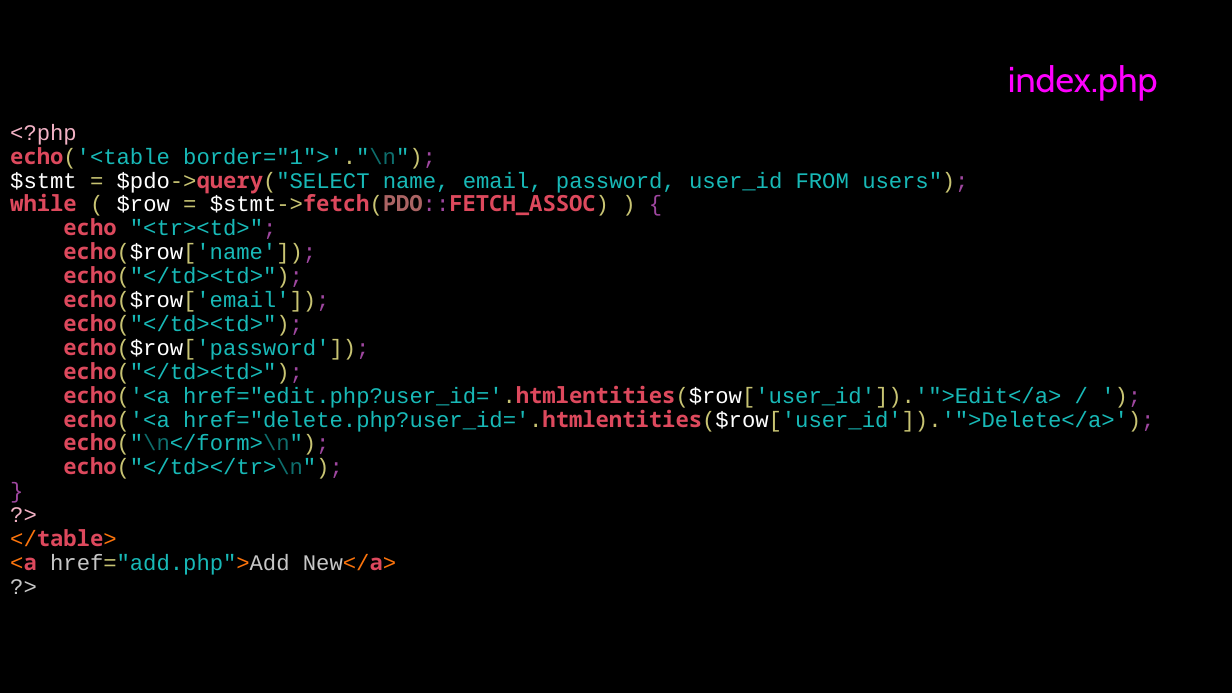
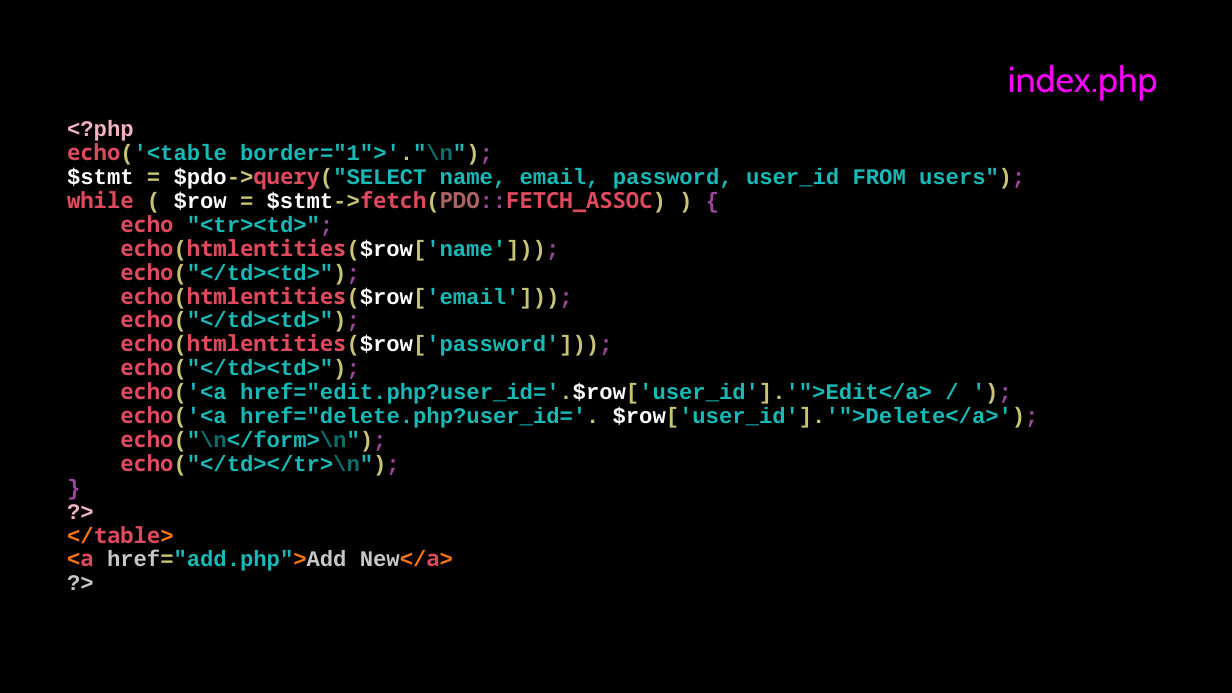
Before and after one commit to csev/wa4e, a slide deck: slide 7 of lectures/PHP-09-CRUD.ppt. Drawn at 1232x693 pixels with LibreOffice and Linux fonts; fonts in the diff are those of the drawing. Boxes give left, top, right and bottom in pixels: in the first picture for what was removed or moved away, otherwise in the second. Text is boxed around its words. In the diff, an @@ line names an element or a change of style, - is before the commit and + after.

```diff
--- a/lectures/PHP-09-CRUD.ppt
+++ b/lectures/PHP-09-CRUD.ppt
@@ text "<?php": place and size @@
-text "<?php" at (10, 124, 1154, 575)
+text "<?php" at (67, 120, 1039, 571)
@@ text at (67, 120, 1025, 571): bold on in "<?php", "echo('<table border="1">'."\n");", "$stmt = $pdo->query("SELECT name, email, password, user_id ...", "( $row = $stmt->fetch(PDO::FETCH_ASSOC) ) {" and 11 more places @@
@@ text at (120, 235, 559, 261): text changed; text colour #18B9B7 to #DD495D; bold on @@
-echo($row['name']);
+echo(htmlentities($row['name']));
@@ text at (120, 283, 572, 309): text changed; text colour #18B9B7 to #DD495D; bold on @@
-echo($row['email']);
+echo(htmlentities($row['email']));
@@ text at (120, 331, 612, 356): text changed; text colour #18B9B7 to #DD495D; bold on @@
-echo($row['password']);
+echo(htmlentities($row['password']));
@@ text at (120, 379, 1039, 428): text changed; bold on @@
-echo('<a href="edit.php?user_id='.htmlentities($row['user_id']).'">Edit</a> / ');
-echo('<a href="delete.php?user_id='.htmlentities($row['user_id']).'">Delete</a>');
+echo('<a href="edit.php?user_id='.$row['user_id'].'">Edit</a> / ');
+echo('<a href="delete.php?user_id='. $row['user_id'].'">Delete</a>');
```
Also in this commit, not shown: 5 other slides changed, 1 other file.
